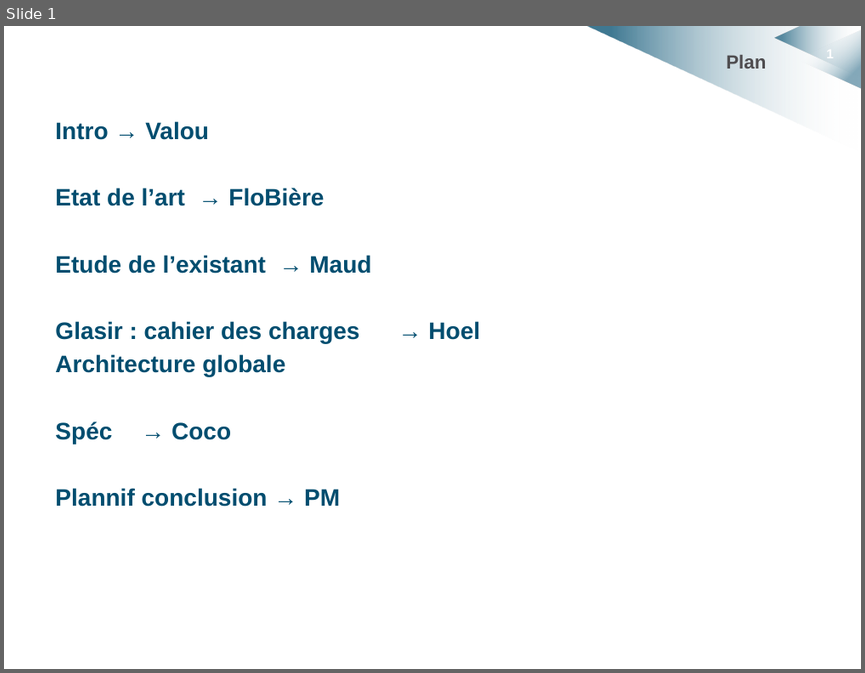
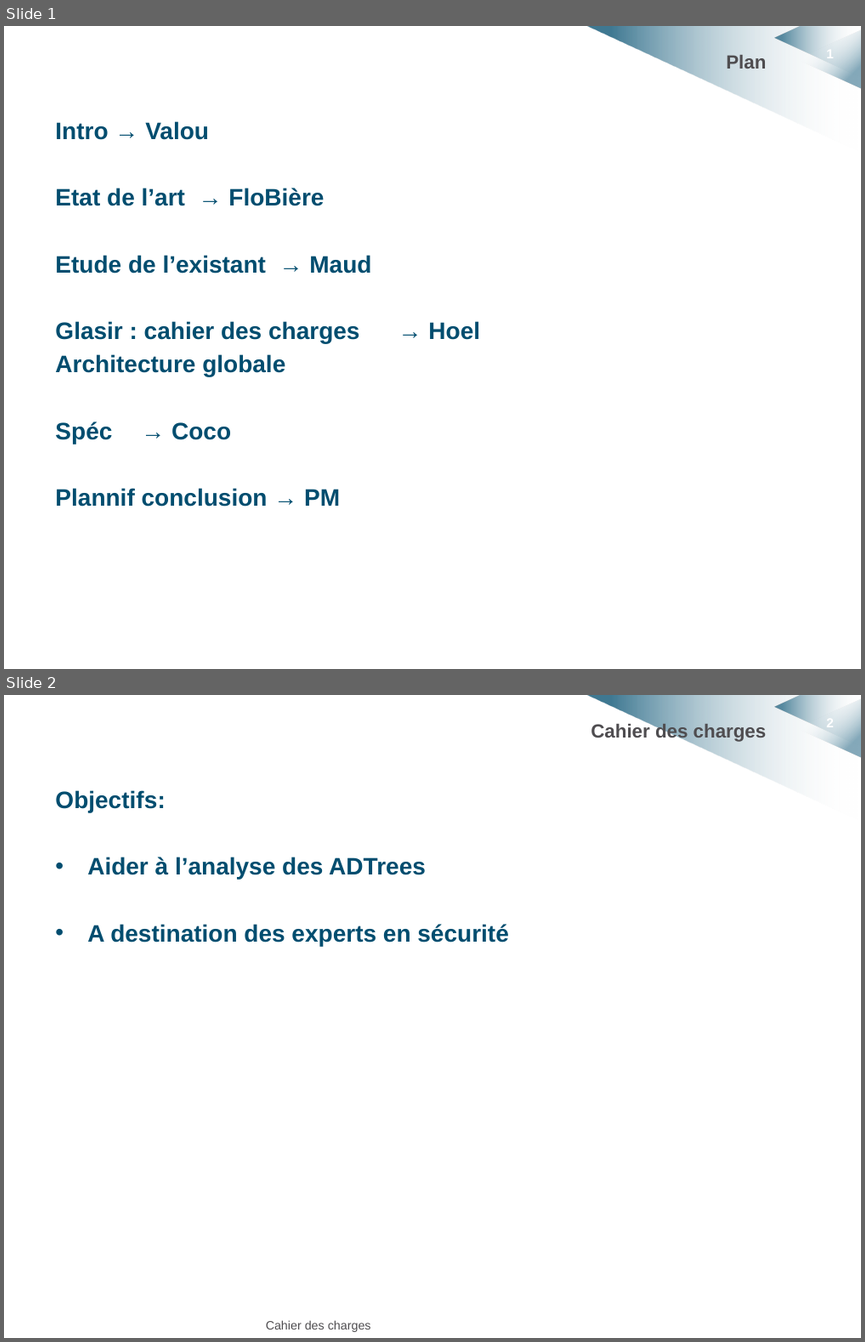
Before and after one commit to HKervadec/korrigolo, a slide deck: soutenances/projet_decembre/cahier_charges.pptx. Shown one above the other, each under a label of ours: slide 1 before the commit, slides 1 and 2 after it. The pictures are 865x673 and 865x1342 pixels, drawn with LibreOffice and Linux fonts; fonts in the diff are those of the drawing; background and template pictures are left out. Boxes give left, top, right and bottom in pixels: in the first picture for what was removed or moved away, otherwise in the second. Text is boxed around its words. In the diff, an @@ line names an element or a change of style, - is before the commit and + after.

Commit message:
[Soutenance] Debut cahier charges

```diff
--- a/soutenances/projet_decembre/cahier_charges.pptx
+++ b/soutenances/projet_decembre/cahier_charges.pptx
@@ slide 2 added at bbox=[4, 695, 861, 1338], background #FFFFFF; not listed: 4 template elements that a slide beside it also shows @@
@@ title added at bbox=[590, 722, 766, 742], 16 pt, text #4F4D50, bold @@
+Cahier des charges
@@ text added at bbox=[55, 790, 508, 946], 20 pt, text #004D6F, bold @@
+Objectifs:
+• Aider à l’analyse des ADTrees
+• A destination des experts en sécurité
@@ text added at bbox=[266, 1320, 371, 1332], 10.2 pt, text #4F4D50 @@
+Cahier des charges
```
Also in this commit, not shown: 3 other slides added, 2 other files.
